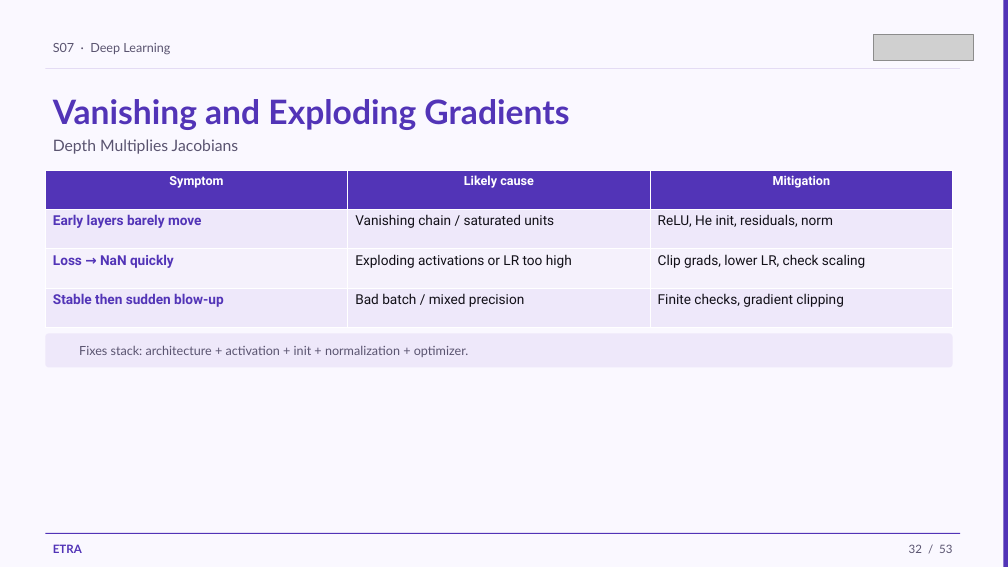
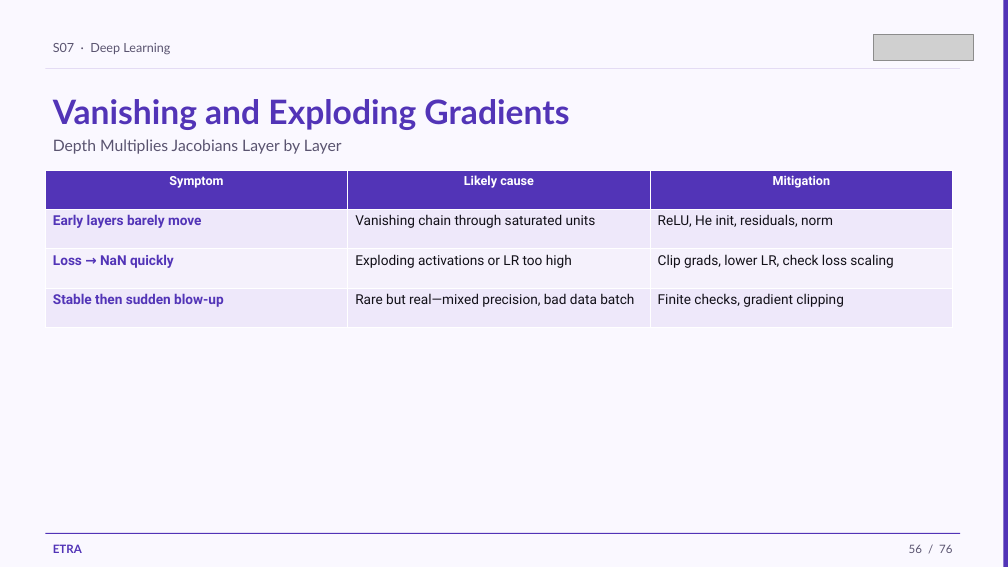
Before and after one commit to iksasa15/AI-ML, a slide deck: slide 56 of web-presentation/pdf-exports/Week2-Session1-Deep-Learning.pptx (slide 32 before the commit). Drawn at 1008x567 pixels with LibreOffice and Linux fonts; fonts in the diff are those of the drawing; grey boxes stand for pictures. Boxes give left, top, right and bottom in pixels: in the first picture for what was removed or moved away, otherwise in the second. Text is boxed around its words. In the diff, an @@ line names an element or a change of style, - is before the commit and + after.

```diff
--- a/web-presentation/pdf-exports/Week2-Session1-Deep-Learning.pptx
+++ b/web-presentation/pdf-exports/Week2-Session1-Deep-Learning.pptx
@@ text at [53,139,342,154]: text changed @@
-Depth Multiplies Jacobians
+Depth Multiplies Jacobians Layer by Layer
@@ table at [45,170,953,327] @@
-row 2, column 2: Vanishing chain / saturated units
+row 2, column 2: Vanishing chain through saturated units
-row 3, column 3: Clip grads, lower LR, check scaling
+row 3, column 3: Clip grads, lower LR, check loss scaling
-row 4, column 2: Bad batch / mixed precision
+row 4, column 2: Rare but real—mixed precision, bad data batch
@@ rounded rectangle removed at [45,333,953,368] @@
@@ text removed at [79,345,469,357] @@
-Fixes stack: architecture + activation + init + normalization + optimizer.
@@ text at [909,544,952,553]: text changed @@
-32 / 53
+56 / 76
```
Also in this commit, not shown: 48 other slides changed, 26 slides added, 3 slides removed, 11 other files.
